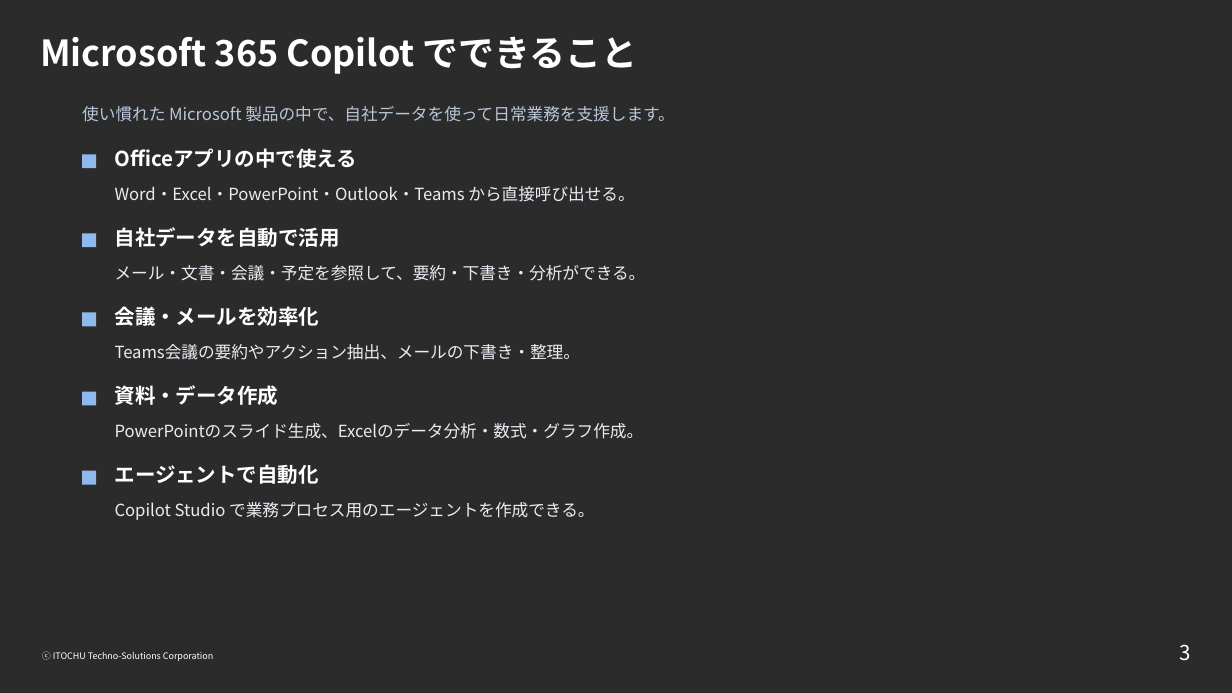
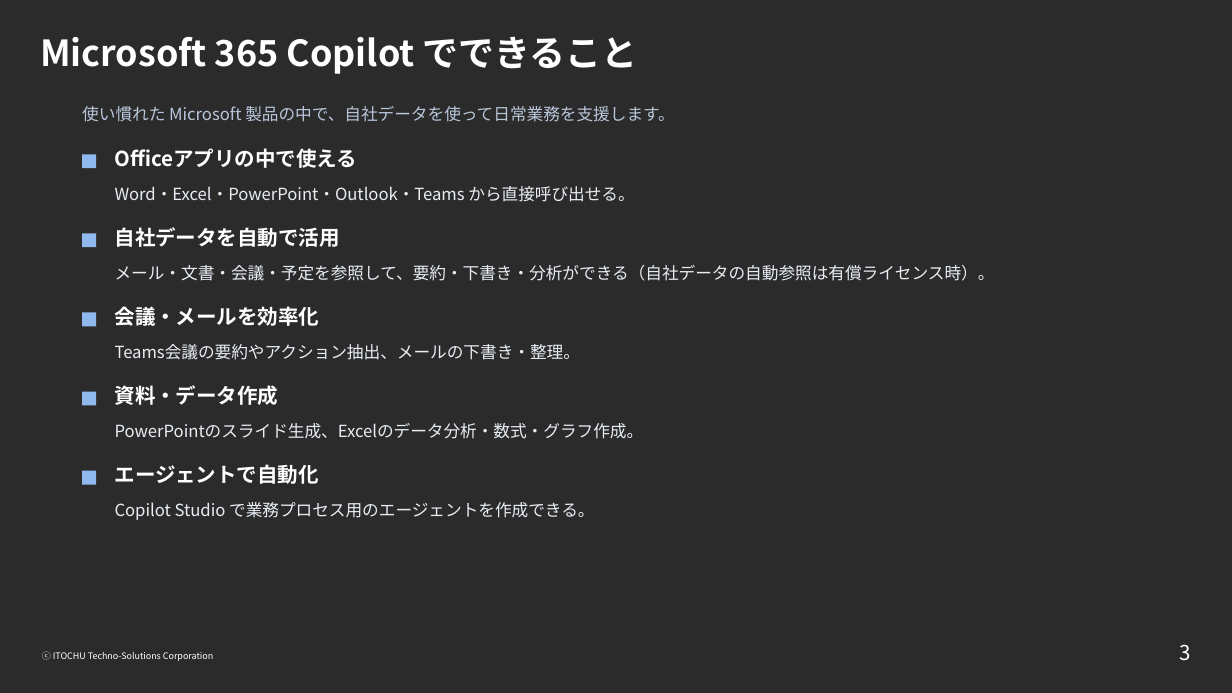
Before and after one commit to ctc-itkr/claude-hands-on, a slide deck: slide 3 of 配布/Copilot_Cowork_競合比較.pptx. Drawn at 1232x693 pixels with LibreOffice and Linux fonts; fonts in the diff are those of the drawing; background and template pictures are left out; a plain dark background stands for a picture behind light text. Boxes give left, top, right and bottom in pixels: in the first picture for what was removed or moved away, otherwise in the second. Text is boxed around its words. In the diff, an @@ line names an element or a change of style, - is before the commit and + after.

```diff
--- a/配布/Copilot_Cowork_競合比較.pptx
+++ b/配布/Copilot_Cowork_競合比較.pptx
@@ text at [115,265,995,281]: text changed @@
-メール・文書・会議・予定を参照して、要約・下書き・分析ができる。
+メール・文書・会議・予定を参照して、要約・下書き・分析ができる（自社データの自動参照は有償ライセンス時）。
```
Also in this commit, not shown: 2 other slides changed.
